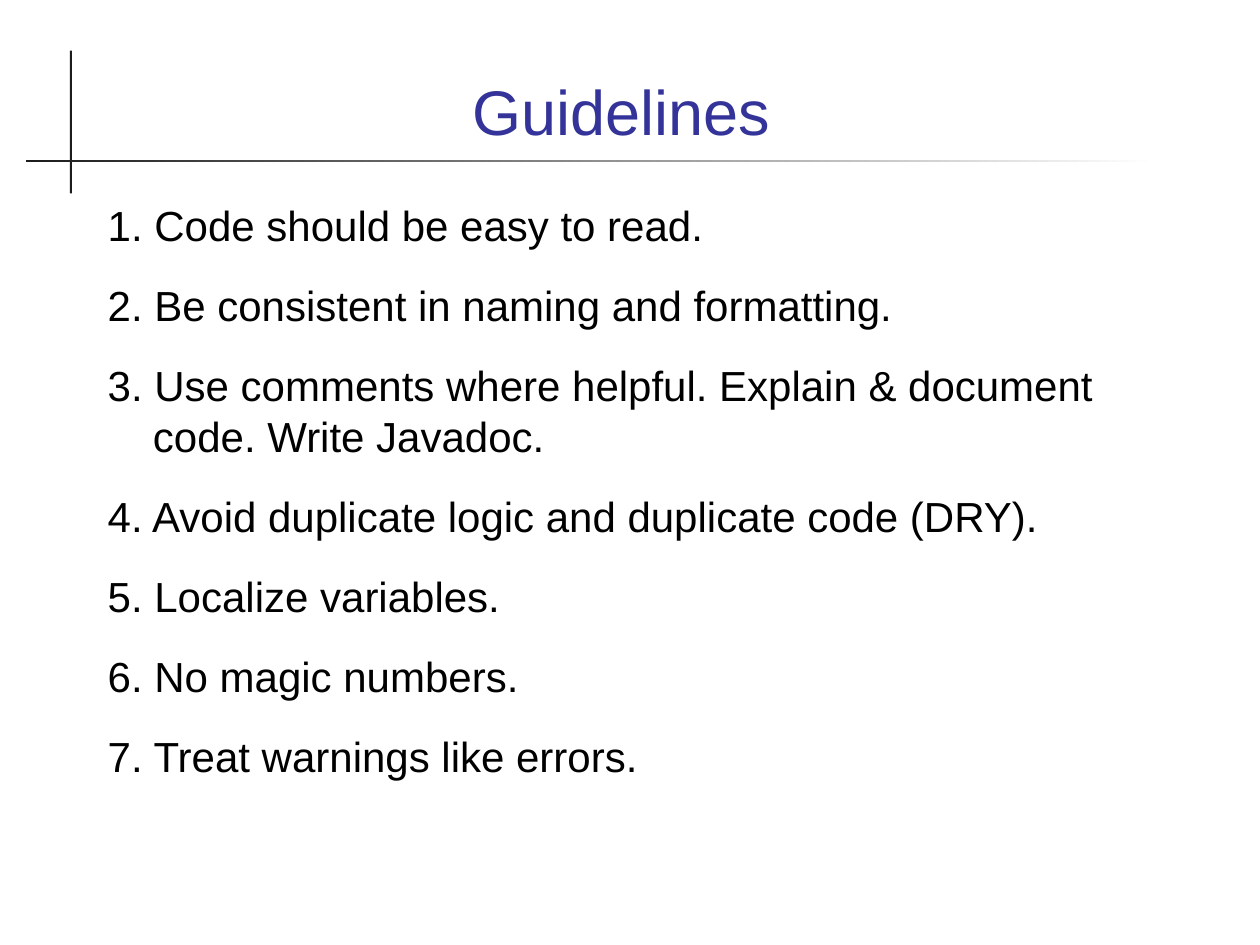
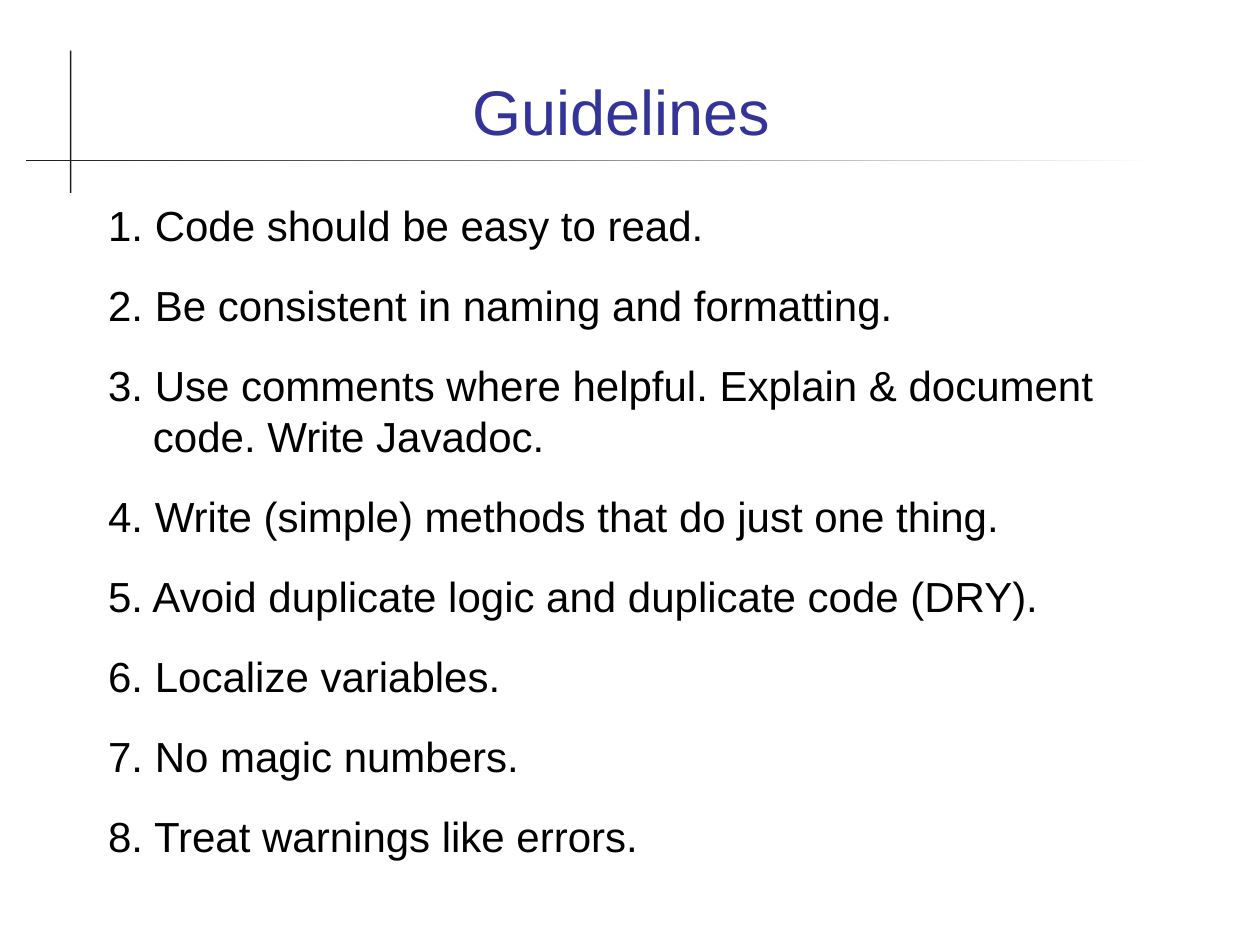
Before and after one commit to cpske/programming1, a slide deck: slide 2 of coding/Coding-Guidelines.ppt. Drawn at 1260x945 pixels with LibreOffice and Linux fonts; fonts in the diff are those of the drawing. Boxes give left, top, right and bottom in pixels: in the first picture for what was removed or moved away, otherwise in the second. Text is boxed around its words. In the diff, an @@ line names an element or a change of style, - is before the commit and + after.

```diff
--- a/coding/Coding-Guidelines.ppt
+++ b/coding/Coding-Guidelines.ppt
@@ text at box(108, 501, 1037, 861): text changed @@
-4. Avoid duplicate logic and duplicate code (DRY).
-5. Localize variables.
-6. No magic numbers.
-7. Treat warnings like errors.
+4. Write (simple) methods that do just one thing.
+5. Avoid duplicate logic and duplicate code (DRY).
+6. Localize variables.
+7. No magic numbers.
+8. Treat warnings like errors.
```
Also in this commit, not shown: 18 other slides changed, 16 slides added, 2 slides removed, 8 other files.
